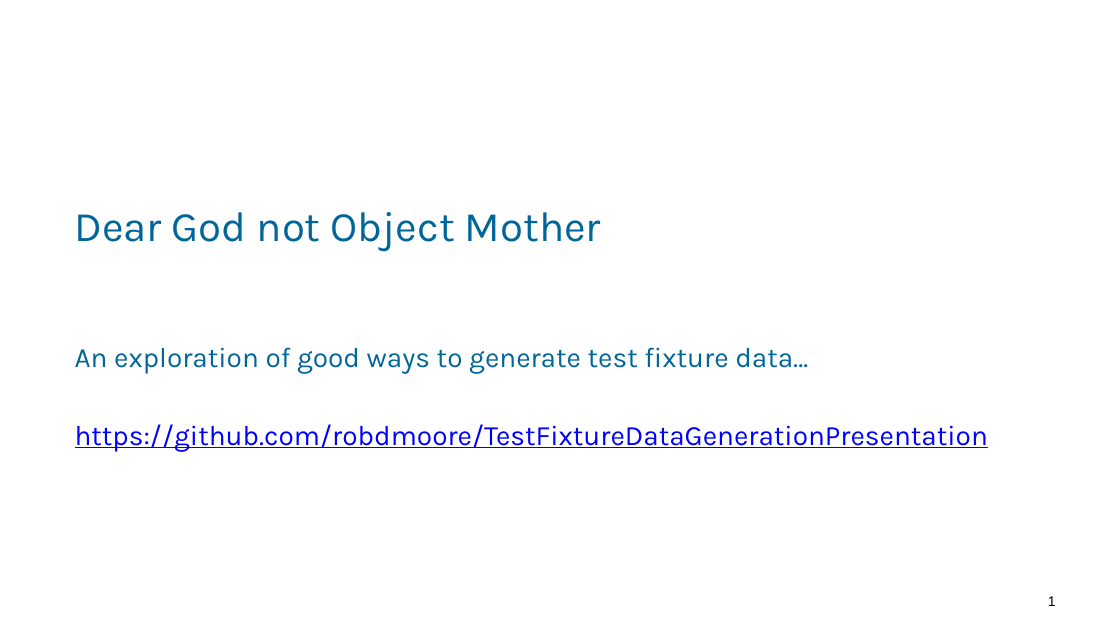
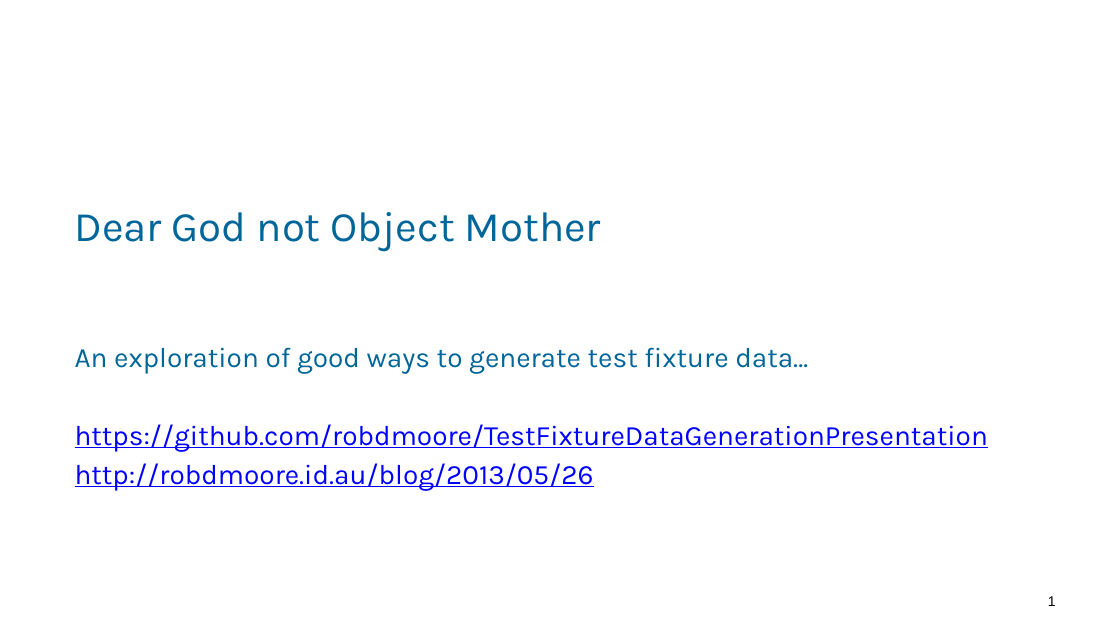
Before and after one commit to robdmoore/TestFixtureDataGenerationPresentation, a slide deck: slide 1 of Presentation.pptx. Drawn at 1120x630 pixels with LibreOffice and Linux fonts; fonts in the diff are those of the drawing; background and template pictures are left out. Boxes give left, top, right and bottom in pixels: in the first picture for what was removed or moved away, otherwise in the second. Text is boxed around its words. In the diff, an @@ line names an element or a change of style, - is before the commit and + after.

```diff
--- a/Presentation.pptx
+++ b/Presentation.pptx
@@ subtitle at (x1=75, y1=463, x2=594, y2=491): paragraph added @@
+http://robdmoore.id.au/blog/2013/05/26
```
Also in this commit, not shown: 1 other slide changed, 2 slides added, 7 other files.
